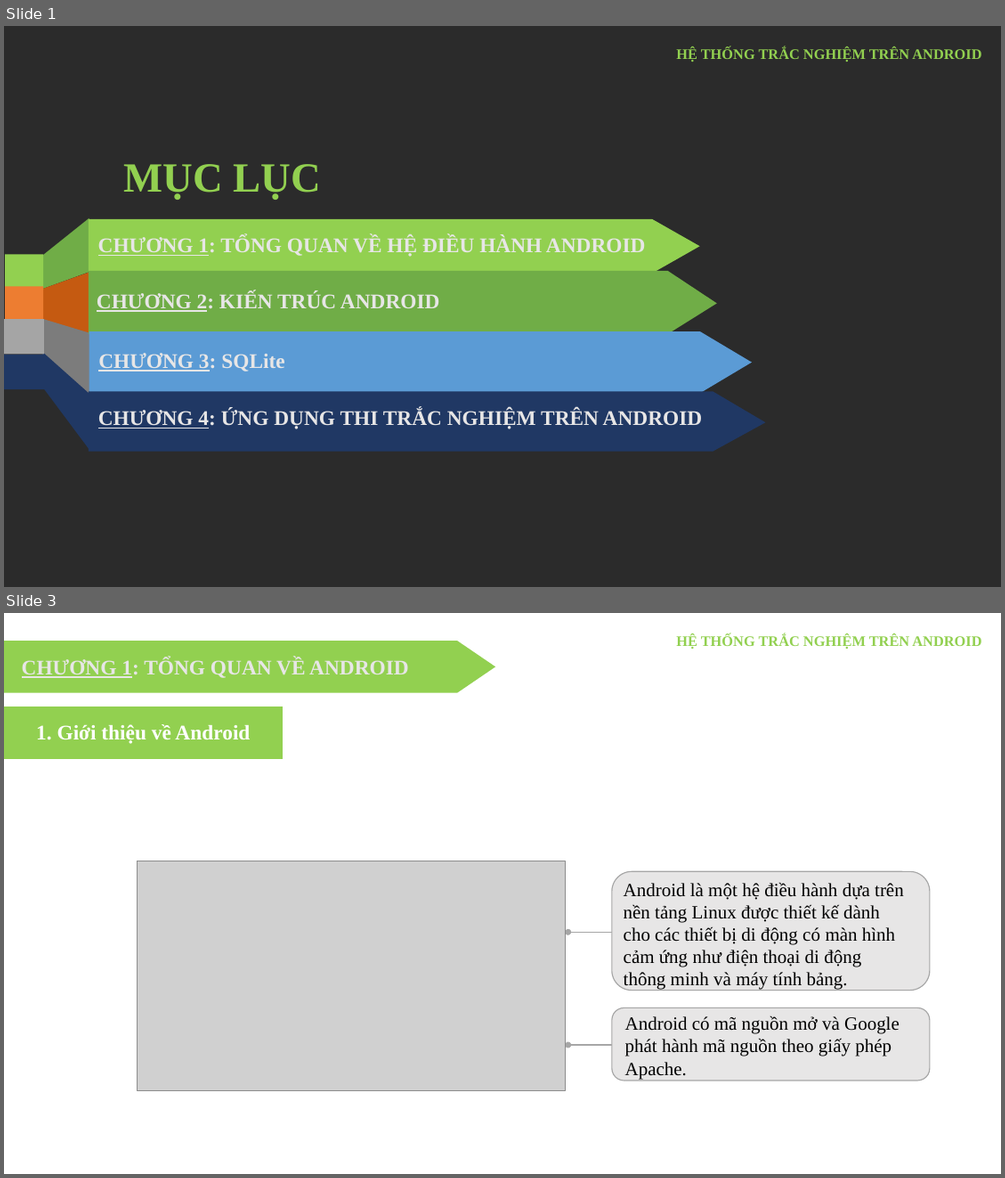
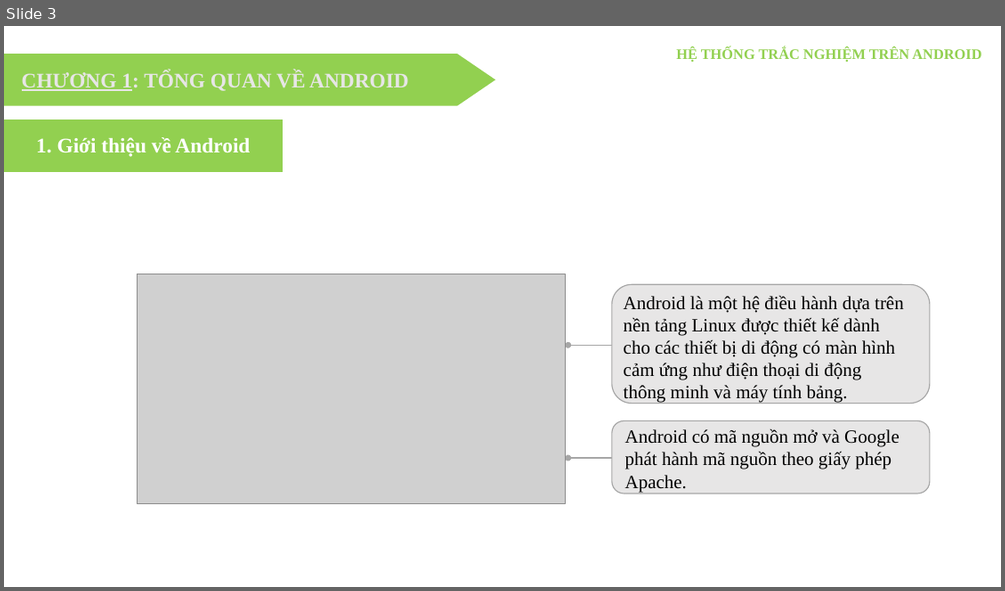
Before and after one commit to khanhcdt17/DoAnCoSo, a slide deck: WP.pptx. Shown one above the other, each under a label of ours: slides 1 and 3 before the commit, slide 3 after it; the slides between them are not shown. The pictures are 1005x1178 and 1005x591 pixels, drawn with LibreOffice and Linux fonts; fonts in the diff are those of the drawing; grey boxes stand for pictures; background and template pictures are left out; a plain dark background stands for a picture behind light text. Boxes give left, top, right and bottom in pixels: in the first picture for what was removed or moved away, otherwise in the second. Text is boxed around its words. In the diff, an @@ line names an element or a change of style, - is before the commit and + after.

```diff
--- a/WP.pptx
+++ b/WP.pptx
@@ slide 1 removed at [4, 26, 1001, 587], background picture (left out) @@
@@ text removed at [676, 47, 981, 62] @@
-HỆ THỐNG TRẮC NGHIỆM TRÊN ANDROID
@@ text removed at [124, 164, 321, 200] @@
-MỤC LỤC
@@ freeform shape removed at [41, 218, 89, 289] @@
@@ freeform shape removed at [89, 219, 700, 273] @@
@@ text removed at [98, 236, 646, 257] @@
-CHƯƠNG 1: TỔNG QUAN VỀ HỆ ĐIỀU HÀNH ANDROID
@@ rectangle removed at [5, 254, 43, 289] @@
@@ rectangle removed at [5, 286, 43, 320] @@
@@ freeform shape removed at [41, 272, 89, 335] @@
@@ freeform shape removed at [89, 271, 717, 333] @@
@@ text removed at [97, 292, 440, 312] @@
-CHƯƠNG 2: KIẾN TRÚC ANDROID
@@ rectangle removed at [4, 319, 44, 354] @@
@@ freeform shape removed at [42, 319, 90, 394] @@
@@ freeform shape removed at [89, 331, 752, 393] @@
@@ rectangle removed at [4, 354, 45, 389] @@
@@ freeform shape removed at [43, 352, 89, 449] @@
@@ text removed at [98, 353, 284, 371] @@
-CHƯƠNG 3: SQLite
@@ freeform shape removed at [89, 391, 765, 451] @@
@@ text removed at [98, 409, 703, 429] @@
-CHƯƠNG 4: ỨNG DỤNG THI TRẮC NGHIỆM TRÊN ANDROID
```
Also in this commit, not shown: 6 slides changed, 2 slides added, 53 other files.
